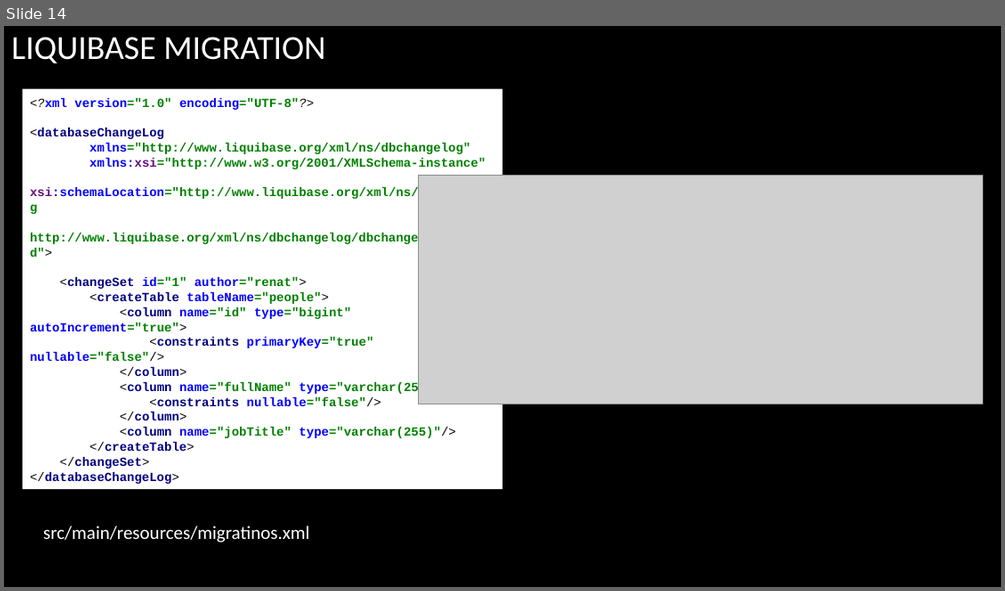
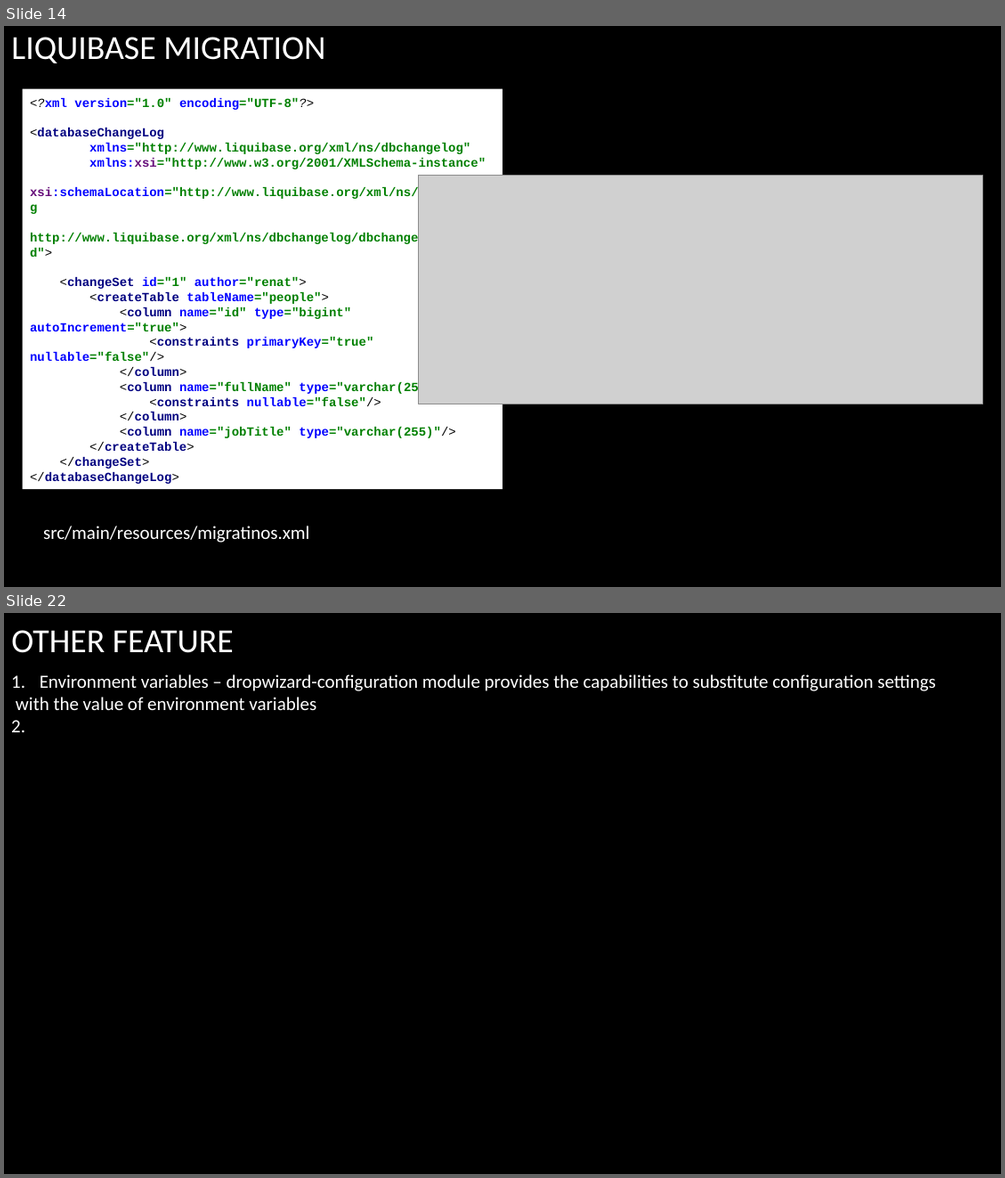
Before and after one commit to arenat/wiza_1, a slide deck: wiza.pptx. Shown one above the other, each under a label of ours: slide 14 before the commit, slides 14 and 22 after it; the slides between them are not shown. The pictures are 1005x591 and 1005x1178 pixels, drawn with LibreOffice and Linux fonts; fonts in the diff are those of the drawing; grey boxes stand for pictures; background and template pictures are left out. Boxes give left, top, right and bottom in pixels: in the first picture for what was removed or moved away, otherwise in the second. Text is boxed around its words. In the diff, an @@ line names an element or a change of style, - is before the commit and + after.

Commit message:
add environment variable support

```diff
--- a/wiza.pptx
+++ b/wiza.pptx
@@ slide 22 added at [4,613,1001,1174], background picture (left out) @@
@@ title added at [11,630,234,653], 32.4 pt, text #FFFFFF @@
+OTHER FEATURE
@@ text added at [11,674,936,732], 18 pt, text #FFFFFF @@
+1. Environment variables – dropwizard-configuration module provides the capabilities to substitute configuration settings
+with the value of environment variables
+2.
```
Also in this commit, not shown: 4 slides changed, 6 other slides added, 1 other file.
